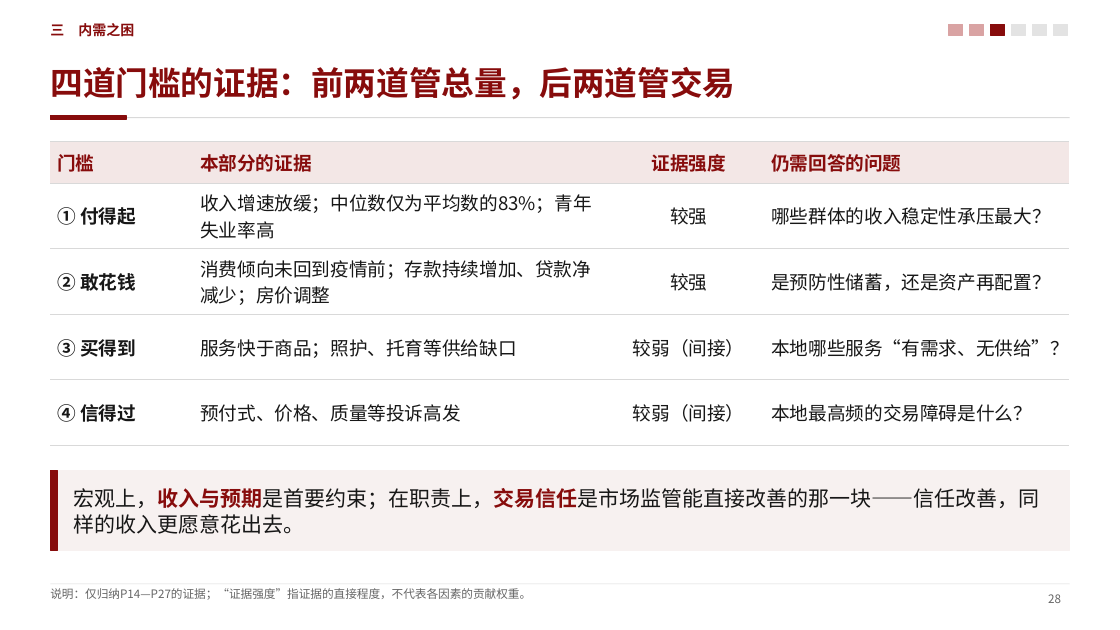
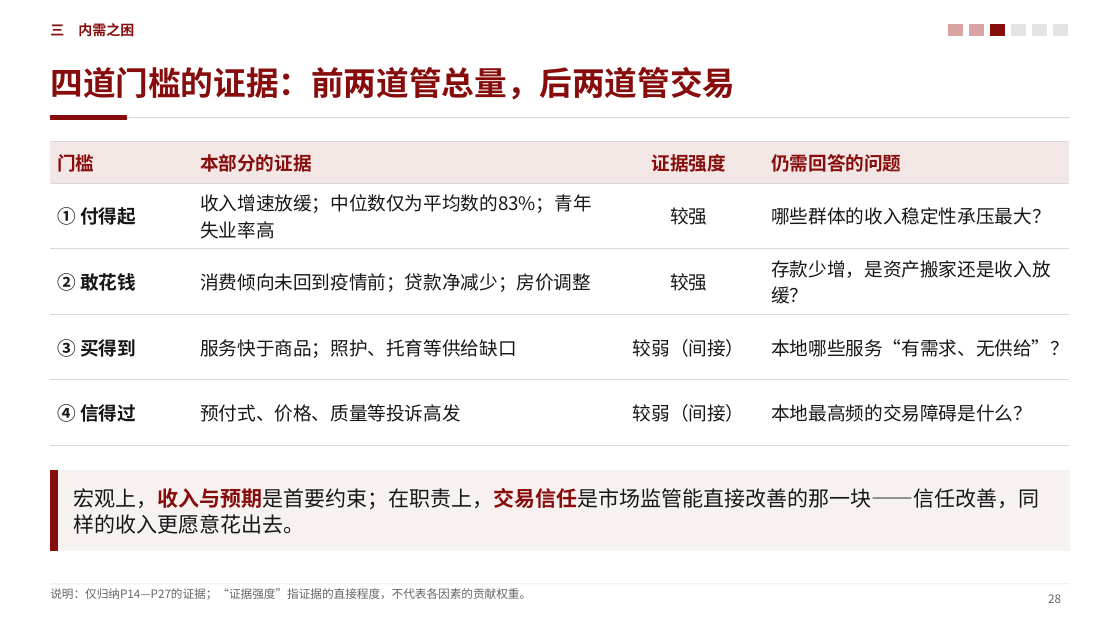
Before and after one commit to zerongwong/zerongwong.github.io, a slide deck: slide 28 of talks/2026-10-consumption-regulation/消费提振视角下的中国宏观经济形势分析_第三稿.pptx. Drawn at 1120x630 pixels with LibreOffice and Linux fonts; fonts in the diff are those of the drawing. Boxes give left, top, right and bottom in pixels: in the first picture for what was removed or moved away, otherwise in the second. Text is boxed around its words. In the diff, an @@ line names an element or a change of style, - is before the commit and + after.

```diff
--- a/talks/2026-10-consumption-regulation/消费提振视角下的中国宏观经济形势分析_第三稿.pptx
+++ b/talks/2026-10-consumption-regulation/消费提振视角下的中国宏观经济形势分析_第三稿.pptx
@@ table at [50,141,1070,426] @@
-row 3, column 2: 消费倾向未回到疫情前；存款持续增加、贷款净减少；房价调整
+row 3, column 2: 消费倾向未回到疫情前；贷款净减少；房价调整
-row 3, column 4: 是预防性储蓄，还是资产再配置？
+row 3, column 4: 存款少增，是资产搬家还是收入放缓？
```
Also in this commit, not shown: 13 other slides changed, 9 other files.
